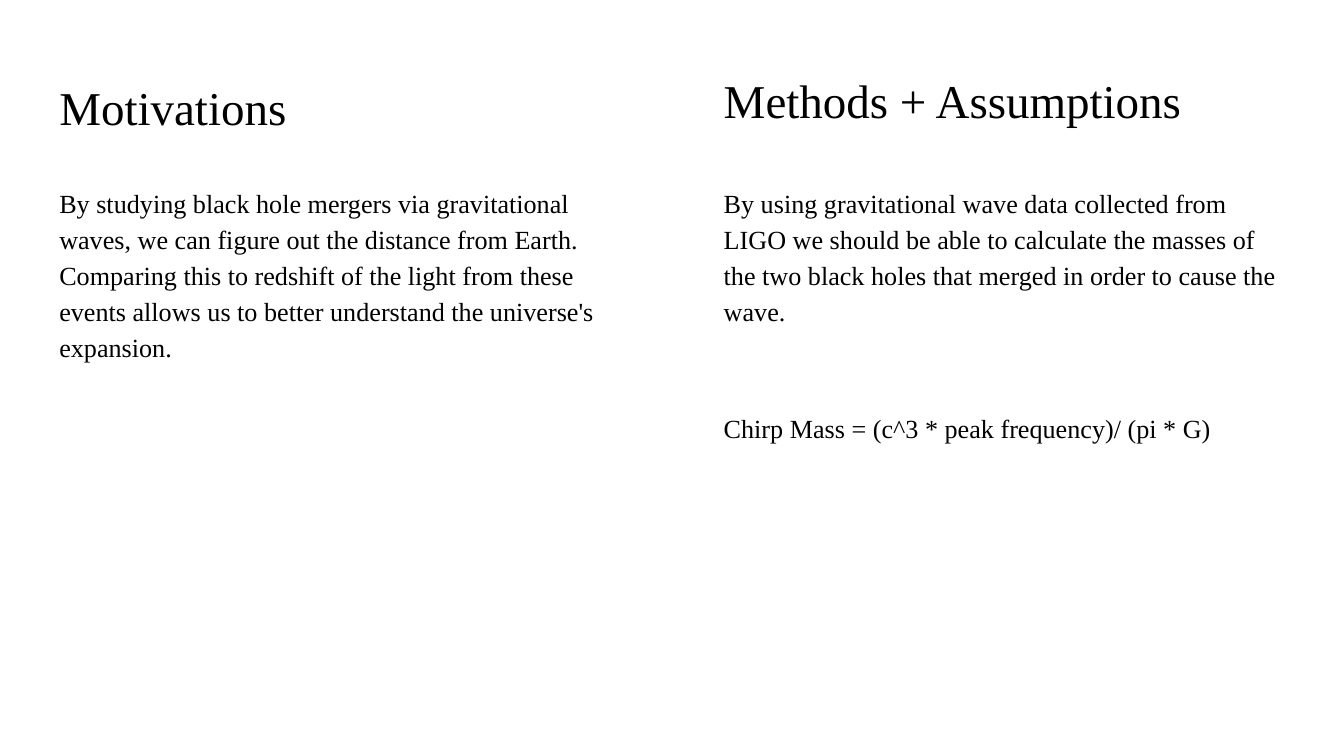
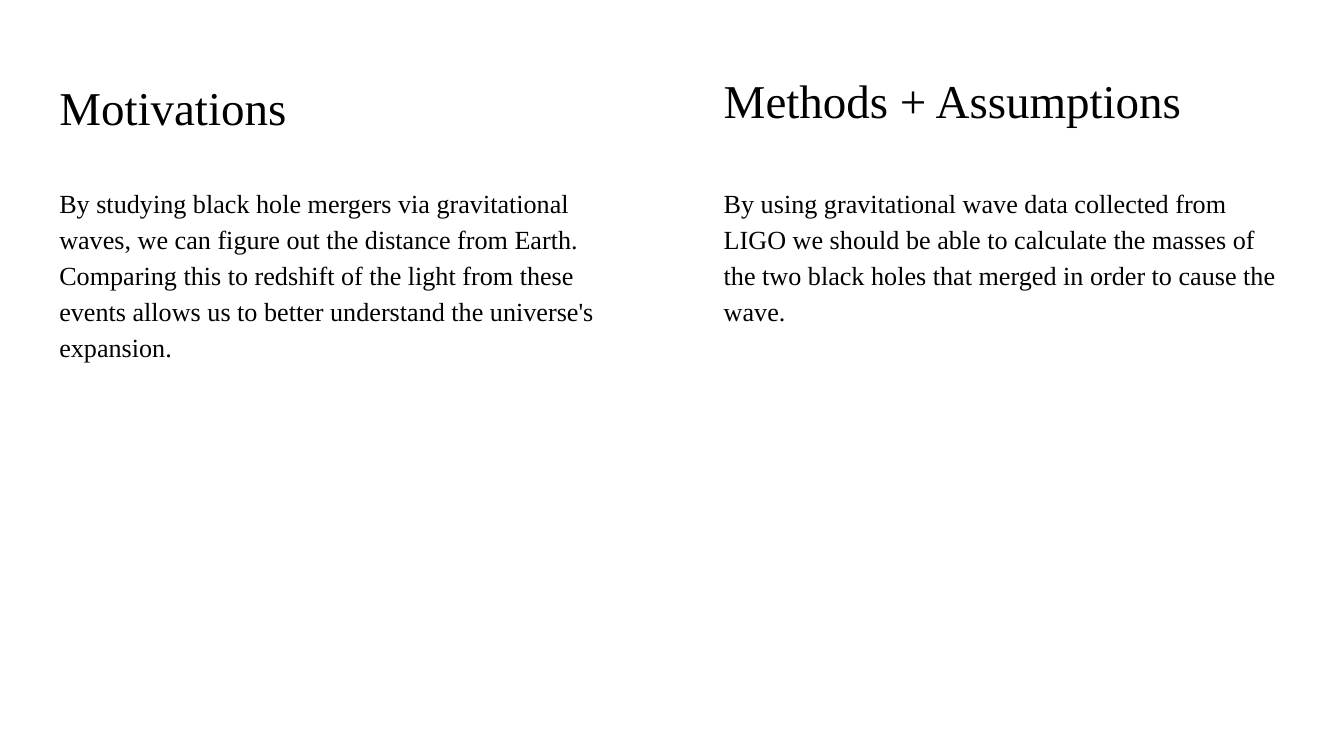
Before and after one commit to sawible/AHHHHHHHHHHH, a slide deck: slide 2 of Grav Wave/Gravitational Waves.pptx. Drawn at 1344x756 pixels with LibreOffice and Linux fonts; fonts in the diff are those of the drawing. Boxes give left, top, right and bottom in pixels: in the first picture for what was removed or moved away, otherwise in the second. Text is boxed around its words. In the diff, an @@ line names an element or a change of style, - is before the commit and + after.

```diff
--- a/Grav Wave/Gravitational Waves.pptx
+++ b/Grav Wave/Gravitational Waves.pptx
@@ text at [724, 419, 1211, 444]: paragraph removed @@
-Chirp Mass = (c^3 * peak frequency)/ (pi * G)
```
Also in this commit, not shown: 2 other slides changed, 2 slides added, 2 slides removed, 4 other files.
